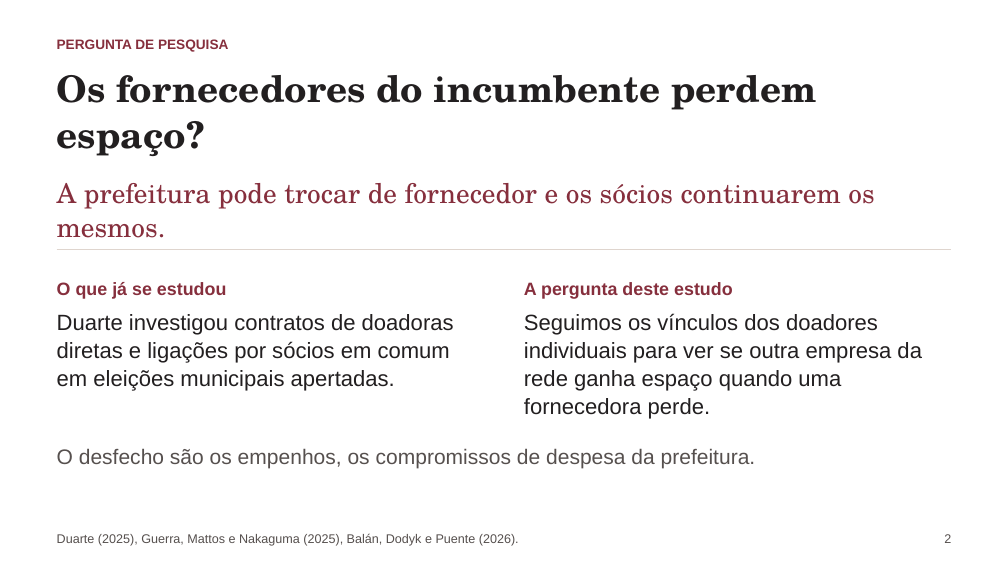
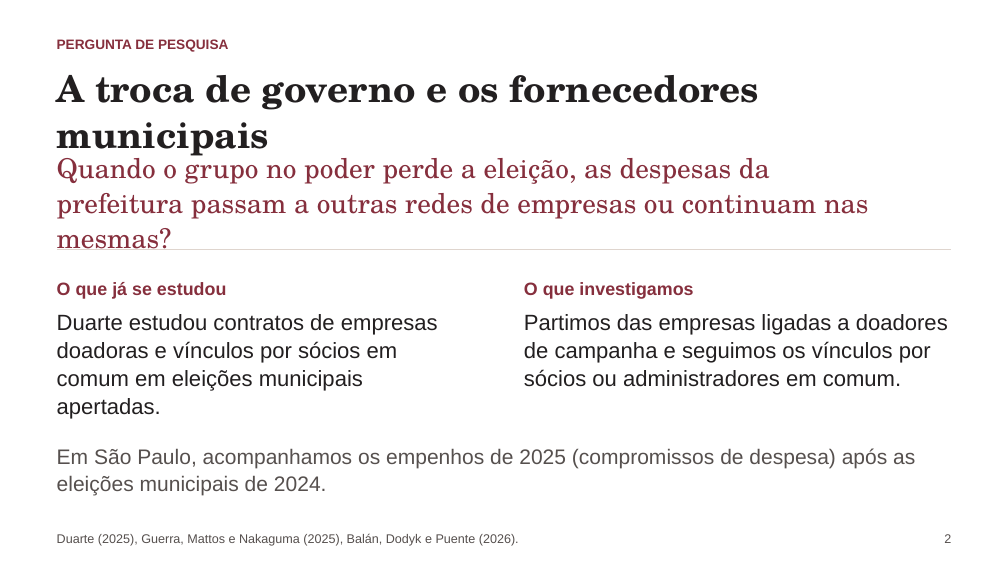
Before and after one commit to rafaelt0/redes-empresariais-alternancia-politica, a slide deck: slide 2 of output/deck.pptx. Drawn at 1008x567 pixels with LibreOffice and Linux fonts; fonts in the diff are those of the drawing. Boxes give left, top, right and bottom in pixels: in the first picture for what was removed or moved away, otherwise in the second. Text is boxed around its words. In the diff, an @@ line names an element or a change of style, - is before the commit and + after.

Commit message:
docs: contextualizar a pergunta de pesquisa na apresentação

```diff
--- a/output/deck.pptx
+++ b/output/deck.pptx
@@ text at box(57, 75, 759, 162): text changed @@
-Os fornecedores do incumbente perdem espaço?
+A troca de governo e os fornecedores municipais
@@ text at box(57, 152, 868, 219): text changed @@
-A prefeitura pode trocar de fornecedor e os sócios continuarem os mesmos.
+Quando o grupo no poder perde a eleição, as despesas da prefeitura passam a outras redes de empresas ou continuam nas mesmas?
@@ text at box(524, 282, 693, 299): text changed @@
-A pergunta deste estudo
+O que investigamos
@@ text at box(57, 314, 438, 391): text changed @@
-Duarte investigou contratos de doadoras diretas e ligações por sócios em comum em eleições municipais apertadas.
+Duarte estudou contratos de empresas doadoras e vínculos por sócios em comum em eleições municipais apertadas.
@@ text at box(524, 314, 948, 387): text changed @@
-Seguimos os vínculos dos doadores individuais para ver se outra empresa da rede ganha espaço quando uma fornecedora perde.
+Partimos das empresas ligadas a doadores de campanha e seguimos os vínculos por sócios ou administradores em comum.
@@ text at box(57, 448, 915, 495): text changed @@
-O desfecho são os empenhos, os compromissos de despesa da prefeitura.
+Em São Paulo, acompanhamos os empenhos de 2025 (compromissos de despesa) após as eleições municipais de 2024.
```
Also in this commit, not shown: 3 other files.
